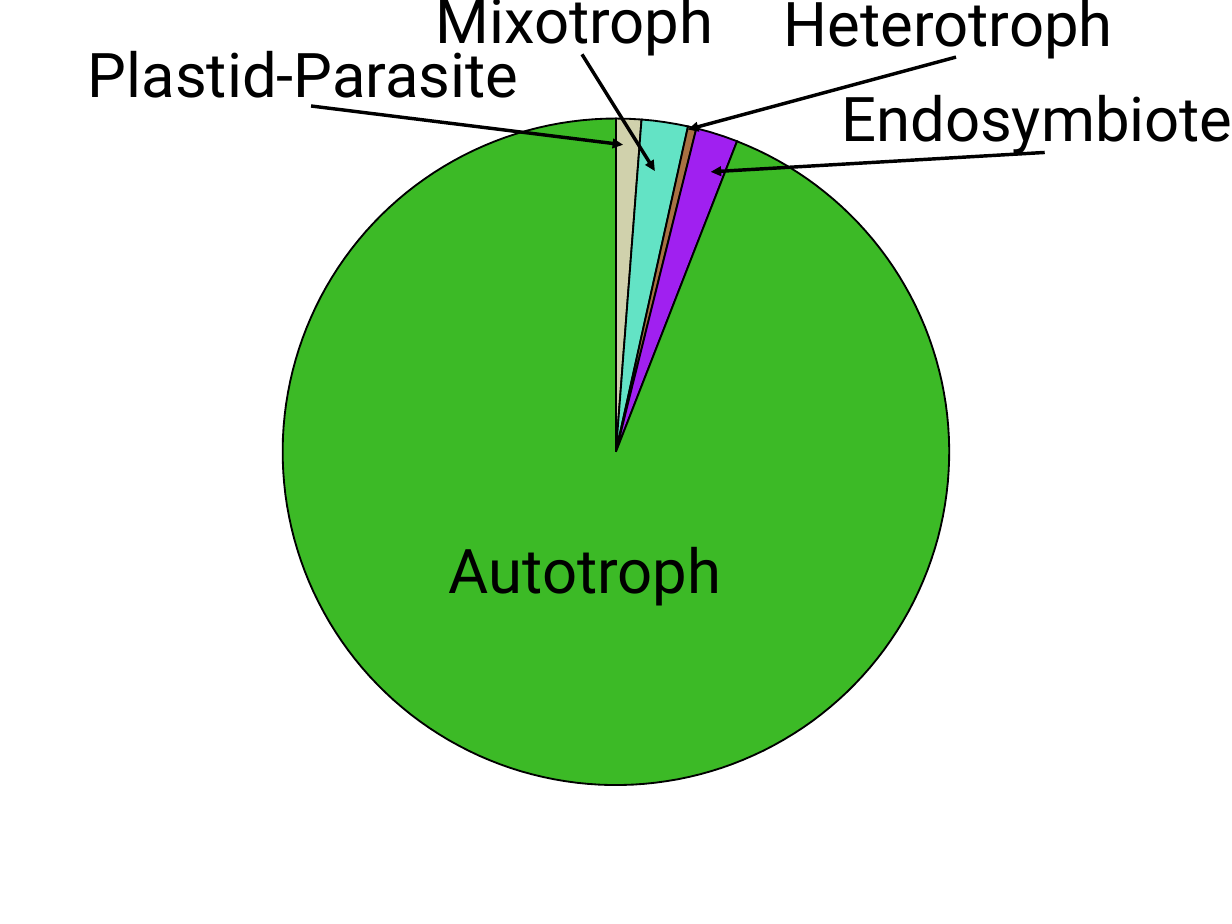
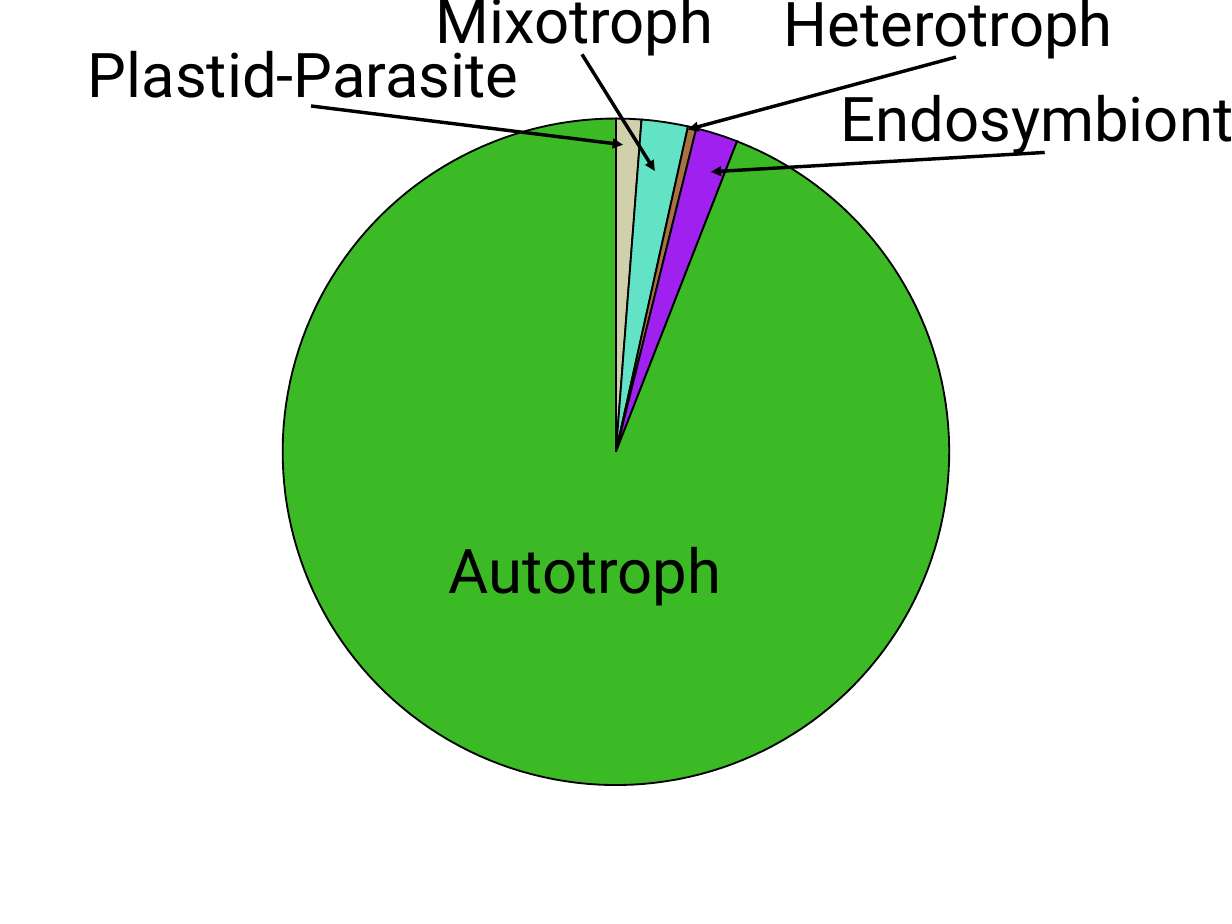
Before and after one commit to Dellaraam/TOR_phylogenetics, a slide deck: slide 1 of Images/Figures_PPT/Torc1MetaPie.pptx. Drawn at 1232x924 pixels with LibreOffice and Linux fonts; fonts in the diff are those of the drawing. Boxes give left, top, right and bottom in pixels: in the first picture for what was removed or moved away, otherwise in the second. Text is boxed around its words. In the diff, an @@ line names an element or a change of style, - is before the commit and + after.

```diff
--- a/Images/Figures_PPT/Torc1MetaPie.pptx
+++ b/Images/Figures_PPT/Torc1MetaPie.pptx
@@ text at (x1=841, y1=85, x2=1232, y2=156): text changed @@
-Endosymbiote
+Endosymbiont
```
Also in this commit, not shown: 15 other files.
